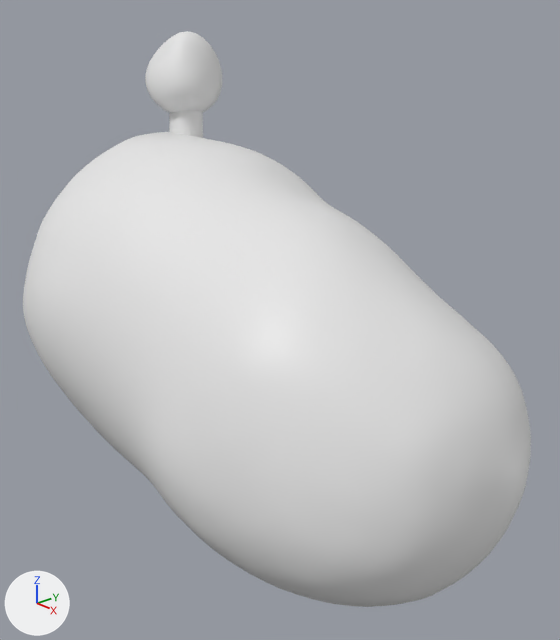
Renders of the Blender file src/assets/obj/potato_bomb.blend from each side of a commit.
Before and after are seen from a 50 mm camera at (4.22, -3.8, 2.86) aimed at (-0.3, 0.19, 0.5). The axes (+X, +Y, +Z) are drawn at lower left. The lights are the same throughout. The older version comes first.
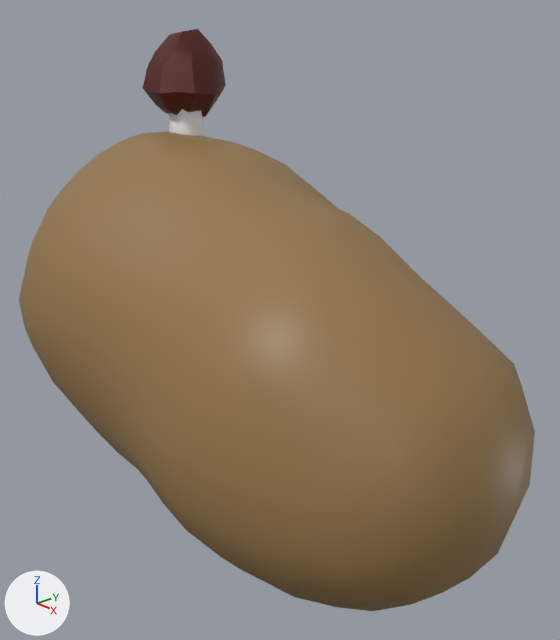
What differs and where, as boxes (x1, y1, x2, y2) in the pictures (560 x 640 px):
'Mball.006', reshaped
    before: (23, 132, 531, 607)
    after: (19, 131, 535, 611)
'Sphere', reshaped (8% wider, 7% taller)
    before: (145, 31, 222, 113)
    after: (143, 29, 226, 117)

What changed in the scene script:
```text
Add mat_material_001:
    mat_material_001 = principled_material('Material.001')
    mat_material_001.base_color = (0.294, 0.177, 0.0644)  # brown #947548
Add mat_material_003:
    mat_material_003 = principled_material('Material.003')
    mat_material_003.base_color = (0.0888, 0.00691, 0.00296)  # dark red #54140a
    mat_material_003.metallic = 0.102
Add me_mesh_001:
    me_mesh_001.from_pydata(...)  # 438 vertices, 436 faces; spans x -2.67..2.51, y -0.95..1.95, z -1.53..1.43
    me_mesh_001.polygons.foreach_set('use_smooth', [True] * 436)
    me_mesh_001.materials.append(mat_material_001)  # brown #947548
Add me_sphere_001:
    me_sphere_001.from_pydata(...)  # 52 vertices, 50 faces; spans x -1.184..-0.39, y -3.011..-2.232, z 1.222..2.023
    me_sphere_001.polygons.foreach_set('use_smooth', [True] * 50)
    me_sphere_001.materials.append(mat_material_003)  # dark red #54140a
Change ob_sphere:
    ob_sphere: bpy.data.objects.new('Sphere', me_sphere) -> bpy.data.objects.new('Sphere', me_sphere_001)
Change ob_mball_006:
    ob_mball_006: bpy.data.objects.new('Mball.006', me_mesh) -> bpy.data.objects.new('Mball.006', me_mesh_001)
```
